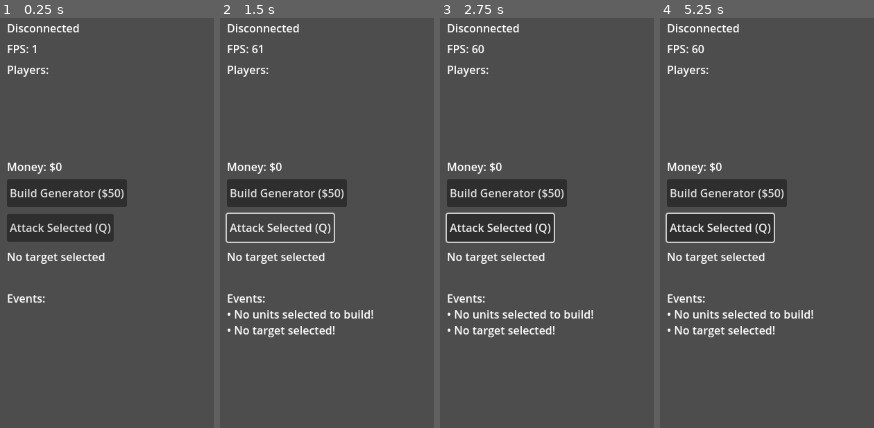
Above: before the commit, frames 1-4 (left to right).
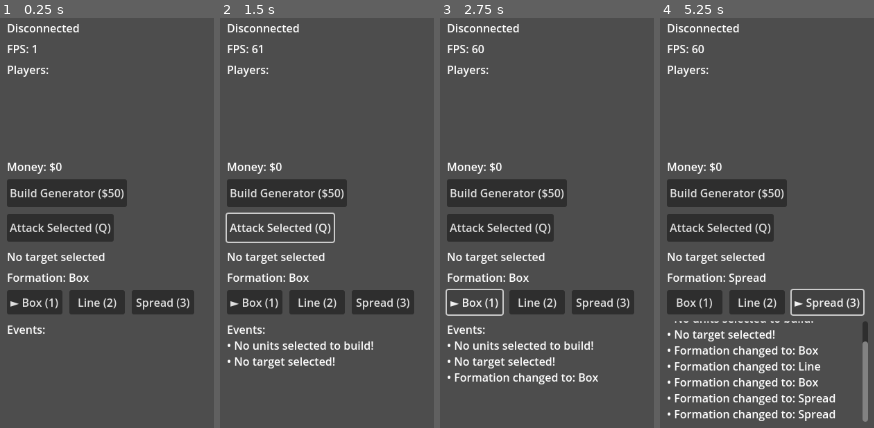
Above: after the commit, the same moments.

Repository: GerardVivancos/tycoon-arena
Game: Godot game, scene res://Main.tscn
Two runs of this game, one before a commit and one after it. Both use one fixed random seed, a clock stepped at 60 frames per second and the inputs below.
Inputs (mouse positions are in pixels of both pictures, inside the frame that each line leads up to):
- Up to frame 1 (0.25 s): no input
- Up to frame 2 (1.5 s): click "Build Generator ($50)" at 0.5 s; click "Attack Selected (Q)" at 1.25 s
- Up to frame 3 (2.75 s): click (474, 300) at 2 s, where only the run after the commit has a clickable "► Box (1)"
- Up to frame 4 (5.25 s): click (756, 300) at 2.75 s, where only the run after the commit has a clickable "Line (2)"; click (694, 300) at 3.5 s, where only the run after the commit has a clickable "Box (1)"; click (822, 300) at 4.25 s, where only the run after the commit has a clickable "Spread (3)"; click (826, 300) at 5 s, where only the run after the commit has a clickable "► Spread (3)"

The runs differ from the first frame. In frame 1, 5.1% of the frame differs, in the area x 3-91%, y 62-78%; in frame 2, 7.4%; in frame 3, 8.0%; in frame 4, 11%, in the area x 2-98%, y 47-99%.

Commit message:
Formations

Diff:
--- a/client/GameController.gd
+++ b/client/GameController.gd
@@ -9,6 +9,10 @@
 @onready var build_button = $UI/BuildButton
 @onready var attack_button = $UI/AttackButton
 @onready var selection_label = $UI/SelectionLabel
+@onready var formation_label = $UI/FormationLabel
+@onready var box_formation_button = $UI/BoxFormationButton
+@onready var line_formation_button = $UI/LineFormationButton
+@onready var spread_formation_button = $UI/SpreadFormationButton
 @onready var event_log = $UI/EventLog
 
 # Tile system (from server via handshake)
@@ -33,6 +37,15 @@
 var selected_building: Node2D = null
 var event_messages: Array = []
 
+# Drag selection
+var is_dragging: bool = false
+var drag_start_pos: Vector2 = Vector2.ZERO
+var drag_current_pos: Vector2 = Vector2.ZERO
+const DRAG_THRESHOLD: float = 5.0  # Minimum pixels to count as drag vs click
+
+# Formation system
+var current_formation: String = "box"  # Options: "box", "line", "spread"
+
 func _ready():
 	# Connect network signals
 	network_manager.connected_to_server.connect(_on_connected_to_server)
@@ -42,6 +55,14 @@
 	# Connect UI signals
 	build_button.pressed.connect(_on_build_button_pressed)
 	attack_button.pressed.connect(_on_attack_button_pressed)
+	box_formation_button.pressed.connect(func(): set_formation("box"))
+	line_formation_button.pressed.connect(func(): set_formation("line"))
+	spread_formation_button.pressed.connect(func(): set_formation("spread"))
+
+	# Initialize formation display (box is default)
+	box_formation_button.text = "► Box (1)"
+	line_formation_button.text = "Line (2)"
+	spread_formation_button.text = "Spread (3)"
 
 	# Auto-connect on start
 	network_manager.connect_to_server("Player" + str(randi() % 1000))
@@ -189,6 +210,16 @@
 	if event is InputEventKey and event.pressed and not event.echo and event.keycode == KEY_Q:
 		_on_attack_button_pressed()
 
+	# Handle formation hotkeys
+	if event is InputEventKey and event.pressed and not event.echo:
+		match event.keycode:
+			KEY_1:
+				set_formation("box")
+			KEY_2:
+				set_formation("line")
+			KEY_3:
+				set_formation("spread")
+
 func _draw():
 	if tile_size == 0:
 		return
@@ -211,30 +242,73 @@
 	# Draw origin marker at tile (0,0) center
 	draw_circle(tile_to_iso(0, 0), 5.0, Color(1, 0, 0, 1.0))
 
+	# Draw selection box while dragging
+	if is_dragging:
+		var rect = make_rect(drag_start_pos, drag_current_pos)
+		# Draw semi-transparent fill
+		draw_rect(rect, Color(0, 1, 0, 0.2))
+		# Draw outline
+		draw_rect(rect, Color(0, 1, 0, 0.8), false, 2.0)
+
 func _unhandled_input(event):
 	if not network_manager.is_connected or tile_size == 0:
 		return
 
-	# Left click to select unit
+	# Left mouse button pressed - start drag
 	if event is InputEventMouseButton and event.pressed and event.button_index == MOUSE_BUTTON_LEFT:
-		var click_pos = get_local_mouse_position()
-		print("Left click at: ", click_pos)
-		var clicked_entity_id = get_entity_at_position(click_pos)
-		print("Clicked entity ID: ", clicked_entity_id)
-
-		if clicked_entity_id != -1:
-			var entity = entities.get(clicked_entity_id)
-			var entity_owner = entity.get_meta("owner_id", -1) if entity else -1
-			print("Entity owner: ", entity_owner, " local_client_id: ", local_client_id)
-			if entity and entity.has_method("get_meta") and entity_owner == local_client_id:
-				# This is our unit - select it
-				selected_units.clear()
-				selected_units.append(clicked_entity_id)
-				update_selection_visual()
-				log_event("Selected unit %d" % clicked_entity_id)
-				print("Selected unit: ", clicked_entity_id)
+		is_dragging = true
+		drag_start_pos = get_local_mouse_position()
+		drag_current_pos = drag_start_pos
+
+	# Mouse motion - update drag
+	elif event is InputEventMouseMotion and is_dragging:
+		drag_current_pos = get_local_mouse_position()
+		queue_redraw()  # Redraw to show selection box
+
+	# Left mouse button released - finish selection
+	elif event is InputEventMouseButton and not event.pressed and event.button_index == MOUSE_BUTTON_LEFT:
+		if is_dragging:
+			is_dragging = false
+			queue_redraw()  # Clear selection box
+
+			var drag_distance = drag_start_pos.distance_to(drag_current_pos)
+
+			if drag_distance < DRAG_THRESHOLD:
+				# Small drag = single click selection
+				var clicked_entity_id = get_entity_at_position(drag_start_pos)
+				print("Clicked entity ID: ", clicked_entity_id)
+
+				if clicked_entity_id != -1:
+					var entity = entities.get(clicked_entity_id)
+					var entity_owner = entity.get_meta("owner_id", -1) if entity else -1
+					print("Entity owner: ", entity_owner, " local_client_id: ", local_client_id)
+					if entity and entity.has_method("get_meta") and entity_owner == local_client_id:
+						# This is our unit - select it
+						selected_units.clear()
+						selected_units.append(clicked_entity_id)
+						update_selection_visual()
+						log_event("Selected unit %d" % clicked_entity_id)
+						print("Selected unit: ", clicked_entity_id)
+					else:
+						print("Not our unit or invalid entity")
+				else:
+					# Clicked empty space - deselect all
+					selected_units.clear()
+					update_selection_visual()
 			else:
-				print("Not our unit or invalid entity")
+				# Large drag = box selection
+				var rect = make_rect(drag_start_pos, drag_current_pos)
+				var selected_entity_ids = get_entities_in_rect(rect)
+
+				if selected_entity_ids.size() > 0:
+					selected_units = selected_entity_ids
+					update_selection_visual()
+					log_event("Selected %d units" % selected_units.size())
+					print("Box selected units: ", selected_units)
+				else:
+					# No units in box - deselect all
+					selected_units.clear()
+					update_selection_visual()
 
 	# Right click to move selected units
 	elif event is InputEventMouseButton and event.pressed and event.button_index == MOUSE_BUTTON_RIGHT:
@@ -248,17 +322,18 @@
 
 		print("Move command: units ", selected_units, " -> tile: ", tile_coords)
 
-		# Send move command with selected unit IDs
+		# Send move command with selected unit IDs and formation
 		var commands = [{
 			"type": "move",
 			"data": {
 				"unitIds": selected_units,
 				"targetTileX": tile_coords.x,
-				"targetTileY": tile_coords.y
+				"targetTileY": tile_coords.y,
+				"formation": current_formation
 			}
 		}]
 		network_manager.send_input(commands)
-		log_event("Moving %d units to tile (%d, %d)" % [selected_units.size(), tile_coords.x, tile_coords.y])
+		log_event("Moving %d units to tile (%d, %d) in %s formation" % [selected_units.size(), tile_coords.x, tile_coords.y, current_formation])
 
 func get_entity_at_position(screen_pos: Vector2) -> int:
 	# Check all entities to see if click is within their bounds
@@ -285,6 +360,95 @@
 			var entity = entities[unit_id]
 			if entity and entity.has_method("set_selected"):
 				entity.set_selected(true)
+
+func set_formation(formation: String):
+	# Update formation
+	current_formation = formation
+
+	# Update UI
+	var formation_name = formation.capitalize()
+	formation_label.text = "Formation: " + formation_name
+	log_event("Formation changed to: " + formation_name)
+
+	# Update button highlighting (simple text-based)
+	box_formation_button.text = "Box (1)" if formation != "box" else "► Box (1)"
+	line_formation_button.text = "Line (2)" if formation != "line" else "► Line (2)"
+	spread_formation_button.text = "Spread (3)" if formation != "spread" else "► Spread (3)"
+
+	# If units are selected, re-form them in place if they're close together
+	if selected_units.size() > 1:
+		# Calculate center position of selected units (in tiles)
+		var center_tile_x: float = 0.0
+		var center_tile_y: float = 0.0
+		var max_distance: float = 0.0
+
+		for unit_id in selected_units:
+			if unit_id in entities:
+				var entity = entities[unit_id]
+				var screen_pos = entity.position
+				var tile_pos = iso_to_tile(screen_pos)
+				center_tile_x += tile_pos.x
+				center_tile_y += tile_pos.y
+
+		center_tile_x /= selected_units.size()
+		center_tile_y /= selected_units.size()
+
+		# Check if all units are within threshold distance (5 tiles)
+		const REFORM_THRESHOLD: float = 5.0
+		var all_close: bool = true
+		for unit_id in selected_units:
+			if unit_id in entities:
+				var entity = entities[unit_id]
+				var screen_pos = entity.position
+				var tile_pos = iso_to_tile(screen_pos)
+				var distance = Vector2(tile_pos.x - center_tile_x, tile_pos.y - center_tile_y).length()
+				if distance > REFORM_THRESHOLD:
+					all_close = false
+					break
+
+		# If all units are close, send move command to center with new formation
+		if all_close:
+			var center_tile = Vector2i(int(round(center_tile_x)), int(round(center_tile_y)))
+
+			# Validate bounds
+			if center_tile.x >= 0 and center_tile.x < arena_tiles_width and center_tile.y >= 0 and center_tile.y < arena_tiles_height:
+				var commands = [{
+					"type": "move",
+					"data": {
+						"unitIds": selected_units,
+						"targetTileX": center_tile.x,
+						"targetTileY": center_tile.y,
+						"formation": current_formation
+					}
+				}]
+				network_manager.send_input(commands)
+				log_event("Re-forming %d units in %s formation" % [selected_units.size(), formation_name])
+
+func make_rect(from: Vector2, to: Vector2) -> Rect2:
+	# Create normalized rectangle (handles dragging left/up)
+	var pos = Vector2(min(from.x, to.x), min(from.y, to.y))
+	var size = Vector2(abs(to.x - from.x), abs(to.y - from.y))
+	return Rect2(pos, size)
+
+func get_entities_in_rect(rect: Rect2) -> Array[int]:
+	# Find all owned units within the selection rectangle
+	var selected: Array[int] = []
+	for entity_id in entities:
+		var entity = entities[entity_id]
+		if entity and entity is Node2D:
+			# Check if this is our unit (not a building)
+			var entity_owner = entity.get_meta("owner_id", -1) if entity.has_method("get_meta") else -1
+			if entity_owner != local_client_id:
+				continue
+
+			# Skip buildings (only select workers/units)
+			if entity.has_meta("entity_id") and not entity.has_method("set_selected"):
+				continue
+
+			# Check if entity position is within rectangle
+			if rect.has_point(entity.position):
+				selected.append(entity_id)
+	return selected
 
 func update_player_list():
 	var text = "Players:\n"
@@ -440,6 +604,9 @@
 		log_text += "• " + msg + "\n"
 	event_log.text = log_text
 
+	# Auto-scroll to bottom
+	event_log.scroll_to_line(event_log.get_line_count() - 1)
+
 func _on_build_button_pressed():
 	if not network_manager.is_connected or tile_size == 0 or selected_units.is_empty():
 		log_event("No units selected to build!")
--- a/client/Main.tscn
+++ b/client/Main.tscn
@@ -65,9 +65,37 @@
 offset_bottom = 365.0
 text = "No target selected"
 
+[node name="FormationLabel" type="Label" parent="UI"]
+offset_left = 10.0
+offset_top = 370.0
+offset_right = 200.0
+offset_bottom = 395.0
+text = "Formation: Box"
+
+[node name="BoxFormationButton" type="Button" parent="UI"]
+offset_left = 10.0
+offset_top = 400.0
+offset_right = 90.0
+offset_bottom = 435.0
+text = "Box (1)"
+
+[node name="LineFormationButton" type="Button" parent="UI"]
+offset_left = 100.0
+offset_top = 400.0
+offset_right = 180.0
+offset_bottom = 435.0
+text = "Line (2)"
+
+[node name="SpreadFormationButton" type="Button" parent="UI"]
+offset_left = 190.0
+offset_top = 400.0
+offset_right = 280.0
+offset_bottom = 435.0
+text = "Spread (3)"
+
 [node name="EventLog" type="RichTextLabel" parent="UI"]
 offset_left = 10.0
-offset_top = 400.0
+offset_top = 445.0
 offset_right = 300.0
 offset_bottom = 590.0
 text = "Events:"
--- a/client/Player.gd
+++ b/client/Player.gd
@@ -12,15 +12,21 @@
 var target_position: Vector2
 var interpolation_speed: float = 10.0
 
+# Selection ring references
+var selection_ring: Polygon2D = null
+var outer_selection_ring: Polygon2D = null
+
 func _ready():
 	# Create isometric player visual
 	create_isometric_sprite()
 
 func set_selected(selected: bool):
 	is_selected = selected
-	# Update selection visual
-	if has_node("SelectionRing"):
-		$SelectionRing.visible = selected
+	# Update selection visual using direct references
+	if selection_ring:
+		selection_ring.visible = selected
+	if outer_selection_ring:
+		outer_selection_ring.visible = selected
 
 func setup(id: int, owner: int, pos: Vector2, is_local: bool = false):
 	entity_id = id
@@ -38,22 +44,35 @@
 func create_isometric_sprite():
 	# Clear old visuals
 	for child in get_children():
-		if child.name in ["Shadow", "Body", "ColorRect", "SelectionRing"]:
+		if child.name in ["Shadow", "Body", "ColorRect", "SelectionRing", "OuterSelectionRing"]:
 			child.queue_free()
 
 	var base_color = Color(0, 1, 0.5, 1) if is_local_player else Color(0, 0.5, 1, 1)
 
-	# Selection ring (hidden by default)
-	var selection_ring = Polygon2D.new()
+	# Selection ring - outer dark ring for contrast (hidden by default)
+	outer_selection_ring = Polygon2D.new()
+	outer_selection_ring.name = "OuterSelectionRing"
+	var outer_points = PackedVector2Array()
+	for i in range(20):
+		var angle = i * PI * 2 / 20
+		outer_points.append(Vector2(cos(angle) * 20, sin(angle) * 10 + 10))
+	outer_selection_ring.polygon = outer_points
+	outer_selection_ring.color = Color(0, 0, 0, 0.8)  # Dark outline
+	outer_selection_ring.visible = is_selected
+	outer_selection_ring.z_index = 0
+	add_child(outer_selection_ring)
+
+	# Selection ring - bright yellow inner ring (hidden by default)
+	selection_ring = Polygon2D.new()
 	selection_ring.name = "SelectionRing"
 	var ring_points = PackedVector2Array()
 	for i in range(20):
 		var angle = i * PI * 2 / 20
-		ring_points.append(Vector2(cos(angle) * 14, sin(angle) * 7 + 10))
+		ring_points.append(Vector2(cos(angle) * 18, sin(angle) * 9 + 10))
 	selection_ring.polygon = ring_points
-	selection_ring.color = Color(1, 1, 0, 0.6)  # Yellow
+	selection_ring.color = Color(1, 1, 0, 1.0)  # Bright yellow, fully opaque
 	selection_ring.visible = is_selected
-	selection_ring.z_index = -2
+	selection_ring.z_index = 1
 	add_child(selection_ring)
 
 	# Shadow (ellipse at base)
Not shown, changed: Claude.md
Not shown, changed: server/main.go
